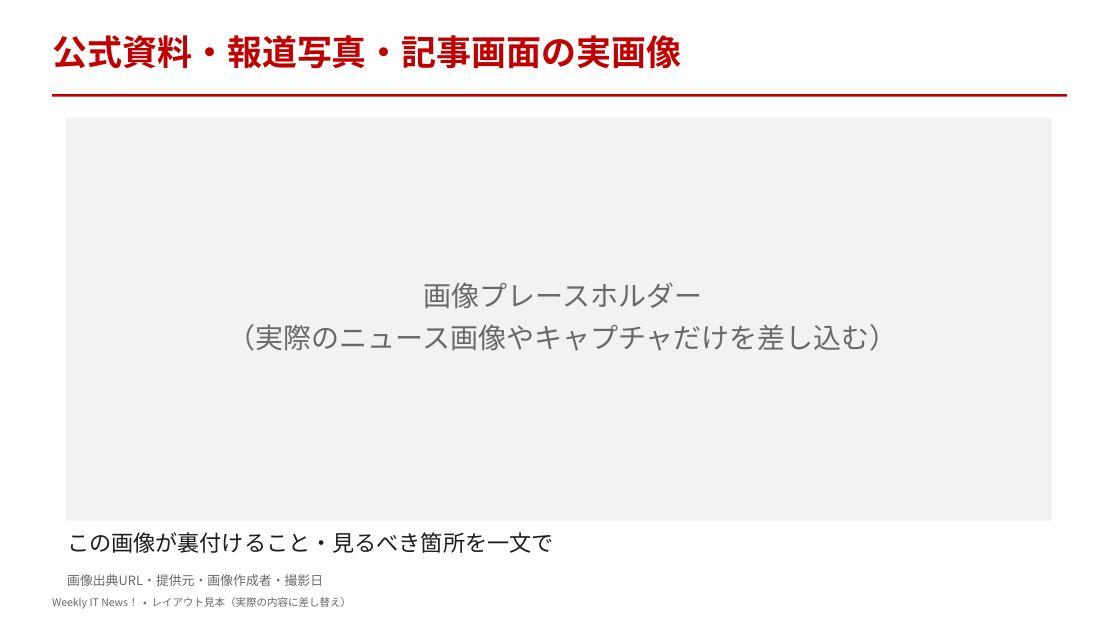
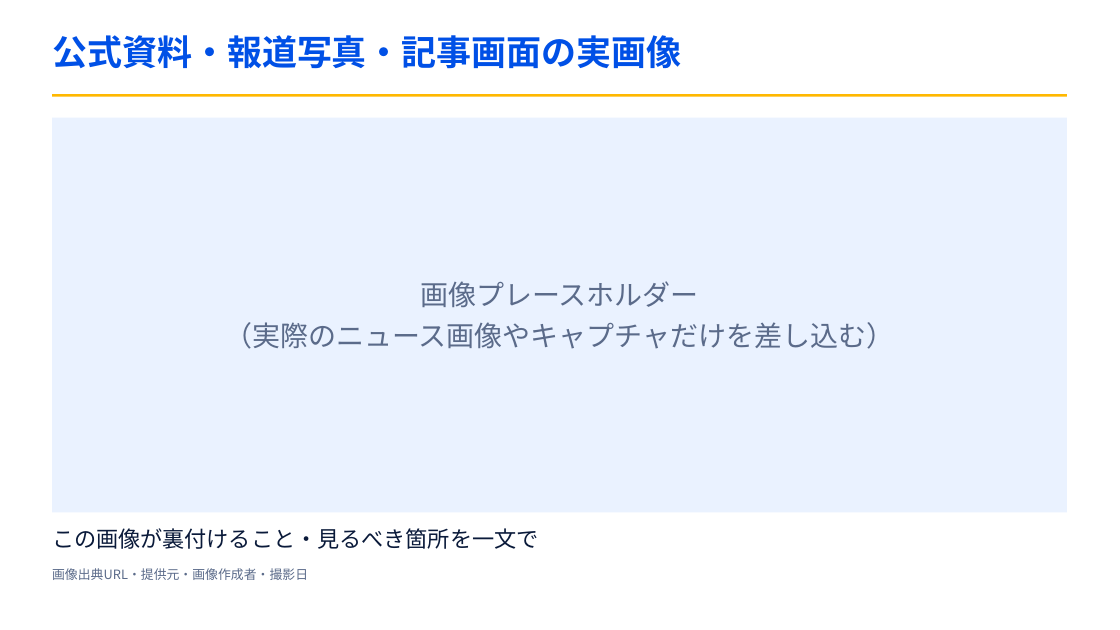
Before and after one commit to koduki/itnews-creator, a slide deck: slide 5 of assets/templates/weekly-it-news-design-template.pptx (slide 4 before the commit). Drawn at 1120x630 pixels with LibreOffice and Linux fonts; fonts in the diff are those of the drawing. Boxes give left, top, right and bottom in pixels: in the first picture for what was removed or moved away, otherwise in the second. Text is boxed around its words. In the diff, an @@ line names an element or a change of style, - is before the commit and + after.

Commit message:
feat(v0.9.5): replace 8-layout PowerPoint template and add per-story NEWS_TITLE dividers

```diff
--- a/assets/templates/weekly-it-news-design-template.pptx
+++ b/assets/templates/weekly-it-news-design-template.pptx
@@ text "公式資料・報道写真・記事画面の実画像" at (x1=52, y1=35, x2=682, y2=69): text colour #C00000 to #0050E6 @@
@@ rectangle at (x1=52, y1=94, x2=1067, y2=97): fill #C00000 to #FFB800 @@
@@ rectangle resized from (x1=66, y1=118, x2=1052, y2=521) to (x1=52, y1=118, x2=1067, y2=513) @@
@@ rectangle at (x1=52, y1=118, x2=1067, y2=513): fill #F1F2F4 to #EAF2FF @@
@@ text "画像プレースホルダー" at (x1=224, y1=281, x2=894, y2=349): text colour #696969 to #5B6B8A @@
@@ text "この画像が裏付けること・見るべき箇所を一文で" moved from (x1=67, y1=532, x2=553, y2=553) to (x1=52, y1=528, x2=538, y2=549) @@
@@ text "この画像が裏付けること・見るべき箇所を一文で" at (x1=52, y1=528, x2=538, y2=549): text colour #1C1C1C to #0A1A3A @@
@@ text "画像出典URL・提供元・画像作成者・撮影日" at (x1=52, y1=568, x2=308, y2=580): text colour #696969 to #5B6B8A @@
@@ text "画像出典URL・提供元・画像作成者・撮影日" moved from (x1=67, y1=574, x2=323, y2=586) to (x1=52, y1=568, x2=308, y2=580) @@
@@ text removed at (x1=52, y1=597, x2=352, y2=609) @@
-Weekly IT News！ • レイアウト見本（実際の内容に差し替え）
```
Also in this commit, not shown: 6 other slides changed, 1 slide added, 13 other files.
